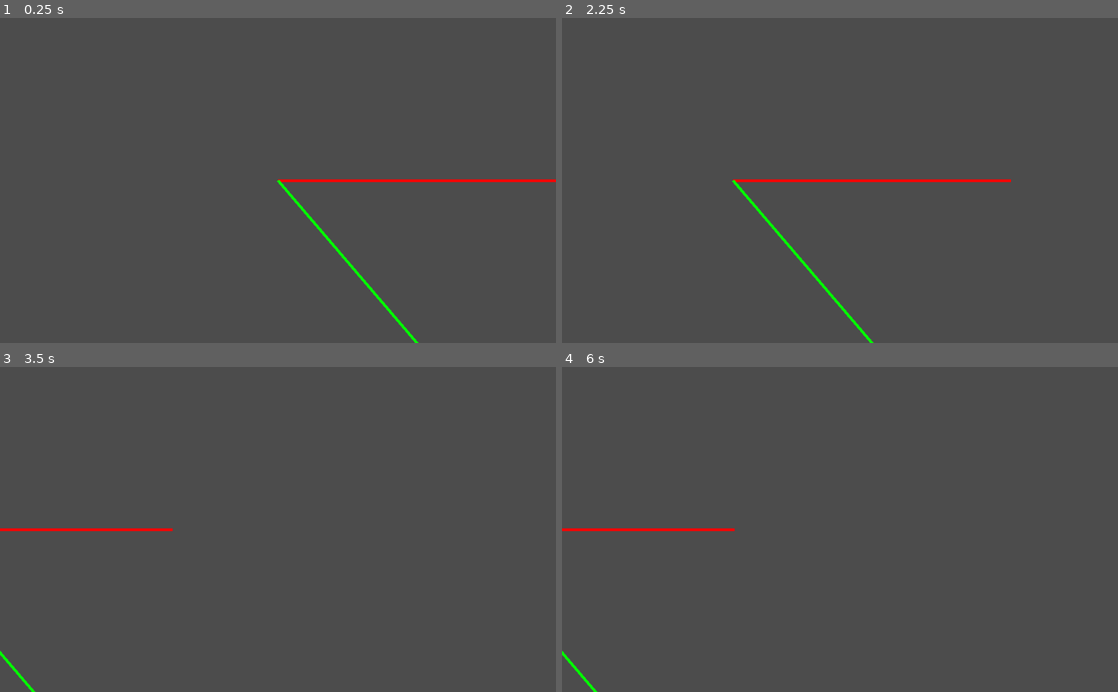
Above: before the commit, frames 1-4 (two rows, left to right).
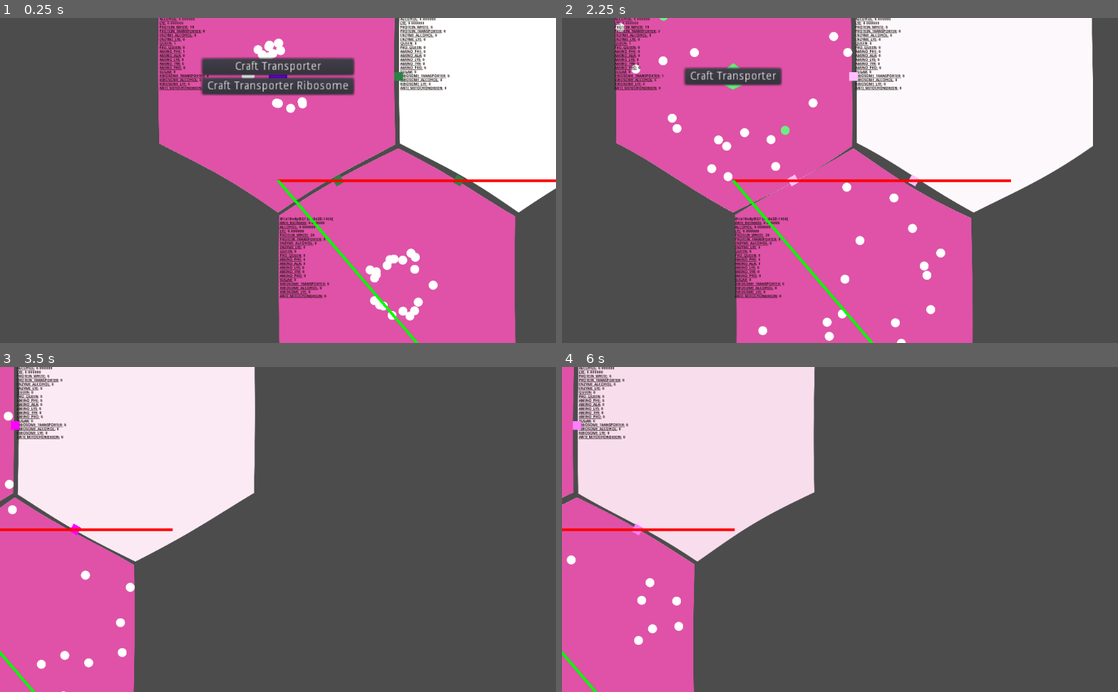
Above: after the commit, the same moments.

Repository: tobyp/hackathon2020
Game: Godot game, scene res://main.tscn
Same seed, same stepped clock (60 frames per second), same inputs: the game is played once before the commit and once after it.
Inputs (mouse positions are in pixels of both pictures, inside the frame that each line leads up to):
- Up to frame 1 (0.25 s): no input
- Up to frame 2 (2.25 s): click (840, 66) at 0.5 s, where only the run after the commit has a clickable "Craft Transporter"; click (840, 86) at 1.25 s, where only the run after the commit has a clickable "Craft Transporter Ribosome"; tap Enter at 2 s; move the mouse to (962, 164) at 2.02 s; hold D from 2.03 s (still down); click (962, 164) at 2.17 s
- Up to frame 3 (3.5 s): release D at 2.75 s; drag from (166, 545) to (250, 594) at 2.77 s
- Up to frame 4 (6 s): move the mouse to (895, 458) at 3.52 s; hold D 3.53-4.25 s; drag from (812, 594) to (673, 480) at 4.27 s; tap Space at 5 s; move the mouse to (1006, 578) at 5.02 s; hold A 5.03-5.75 s; drag from (673, 480) to (756, 448) at 5.77 s

The runs differ from the first frame. In frame 1, 54% of the frame differs, in the area x 28-100%, y 0-100%; in frame 2, 62%, in the area x 9-96%, y 0-100%; in frame 3, 34%; in frame 4, 33%.
Error before the commit: Parse Error: Unexpected indentation. (res://cells/cell.gd:74)

Commit message:
Clean up particle type handling

Diff:
--- a/cells/cell.gd
+++ b/cells/cell.gd
@@ -71,7 +71,6 @@
 	var old_count = particle_counts.get(type, 0)
 	var new_count = old_count + count
 	self._create_particles(type, count)
-		particle.set_type(type)
 	particle_counts[type] = new_count
 	emit_signal("particle_count_changed", type, old_count, new_count)
 
@@ -80,7 +79,7 @@
 	count = min(old_count, count) as int  # don't remove more than we have
 	var new_count = old_count - count;
 	for c in $Particles.get_children():
-		if c is CellParticle:
+		if c is CellParticle and c.type == type:
 			$Particles.remove_child(c)
 			count -= 1
 		if count == 0:
@@ -117,13 +116,12 @@
 	dest.add_particles(type, count)
 
 static func _particle_init(particle: CellParticle):
-	match particle.type:
-		Globals.ParticleType.PROTEIN_WHITE:
-			particle.translate(_random_coord_in_cell(particle.collision_radius))
-			particle.velocity = _random_velocity()
-		Globals.ParticleType.RIBOSOME_TRANSPORTER, Globals.ParticleType.RIBOSOME_ALCOHOL, Globals.ParticleType.RIBOSOME_LYE:
-			particle.translate(Vector2.ZERO)
-			particle.velocity = Vector2.ZERO
+	if Globals.particle_type_is_factory(particle.type):
+		particle.translate(Vector2.ZERO)
+		particle.velocity = Vector2.ZERO
+	else:
+		particle.translate(_random_coord_in_cell(particle.collision_radius))
+		particle.velocity = _random_velocity()
 
 func _create_particles(type: int, count: int = 1):
 	for i in count:
--- a/cells/cell_particle.gd
+++ b/cells/cell_particle.gd
@@ -3,16 +3,28 @@
 
 var velo_abs = 1000;
 var velocity = Vector2(-1000, 0)
-var rng = RandomNumberGenerator.new()
 export var type = Globals.ParticleType.PROTEIN_WHITE setget _set_type, _get_type
 
 onready var collision_shape = get_node("CollisionShape2D").shape as CircleShape2D
 onready var collision_radius = collision_shape.radius setget _set_collision_radius, _get_collision_radius
 
-func set_type(type: int):
+func _physics_process(delta):
+	var motion = velocity * delta
+	var collision = move_and_collide(motion)
+	if collision != null:
+		var reflect = collision.remainder.bounce(collision.normal)
+		velocity = (velocity.bounce(collision.normal) + Vector2(Rules.rng.randf(), Rules.rng.randf()) * velocity.length() / 2).normalized() * velo_abs
+		collision = move_and_collide(reflect)
+
+func _set_collision_radius(v):
+	collision_shape.radius = v
+
+func _get_collision_radius():
+	return 20 # collision_shape.radius
+
+func _set_type(type_: int):
+	type = type_
 	match type:
-		Globals.ParticleType.PROTEIN_WHITE:
-			$Sprite.texture = load("res://textures/white_prot.png")
 		Globals.ParticleType.PROTEIN_TRANSPORTER:
 			$Sprite.texture = load("res://textures/green_enzyme.png")
 		Globals.ParticleType.ENZYME_ALCOHOL:
@@ -41,32 +53,8 @@
 			$Sprite.texture = load("res://textures/yellow_ribosome.png")
 		Globals.ParticleType.RIBOSOME_LYE:
 			$Sprite.texture = load("res://textures/blue_ribosome.png")
-
-# Called when the node enters the scene tree for the first time.
-func _ready():
-	rng.randomize()
-
-func _physics_process(delta):
-	var motion = velocity * delta
-	var collision = move_and_collide(motion)
-	if collision != null:
-		var reflect = collision.remainder.bounce(collision.normal)
-		velocity = (velocity.bounce(collision.normal) + Vector2(rng.randf(), rng.randf()) * velocity.length() / 2).normalized() * velo_abs
-		collision = move_and_collide(reflect)
-
-func _set_collision_radius(v):
-	collision_shape.radius = v
-
-func _get_collision_radius():
-	return 20 # collision_shape.radius
-
-func _set_type(type_: int):
-	type = type_
-	match type:
-		Globals.ParticleType.RIBOSOME_TRANSPORTER:
-			get_node("Sprite").texture = load("res://textures/green_ribosome.png")
 		_:
-			get_node("Sprite").texture = load("res://textures/white_prot.png")
+			$Sprite.texture = load("res://textures/white_prot.png")
 
 func _get_type() -> int:
 	return type
